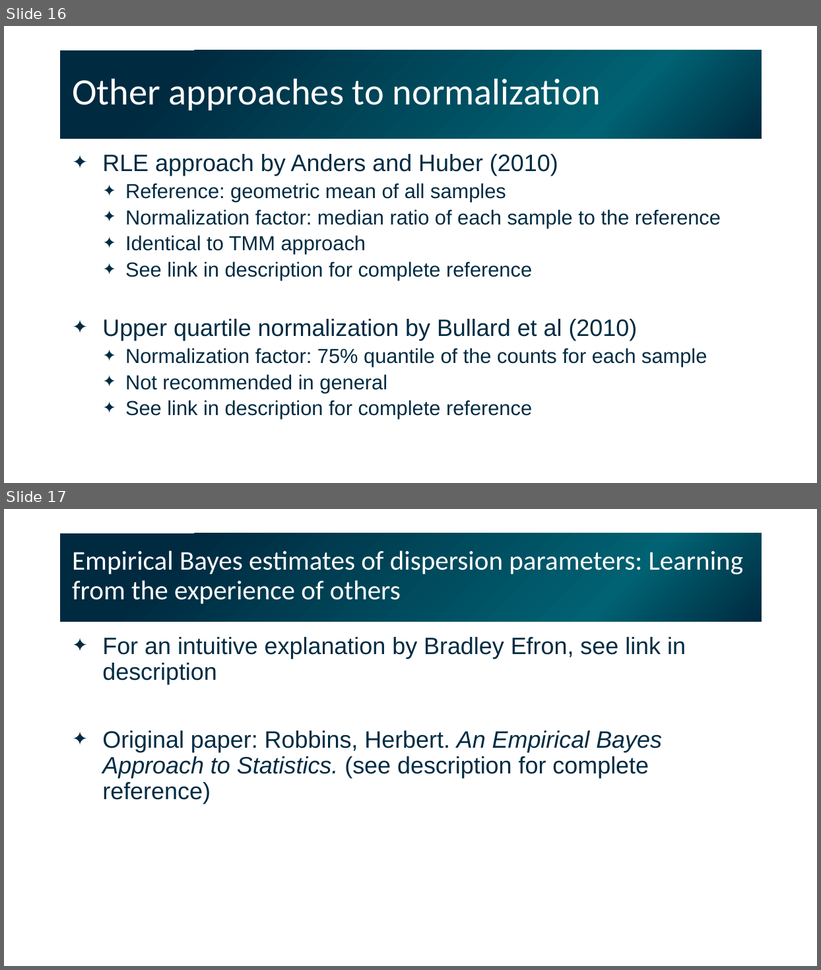
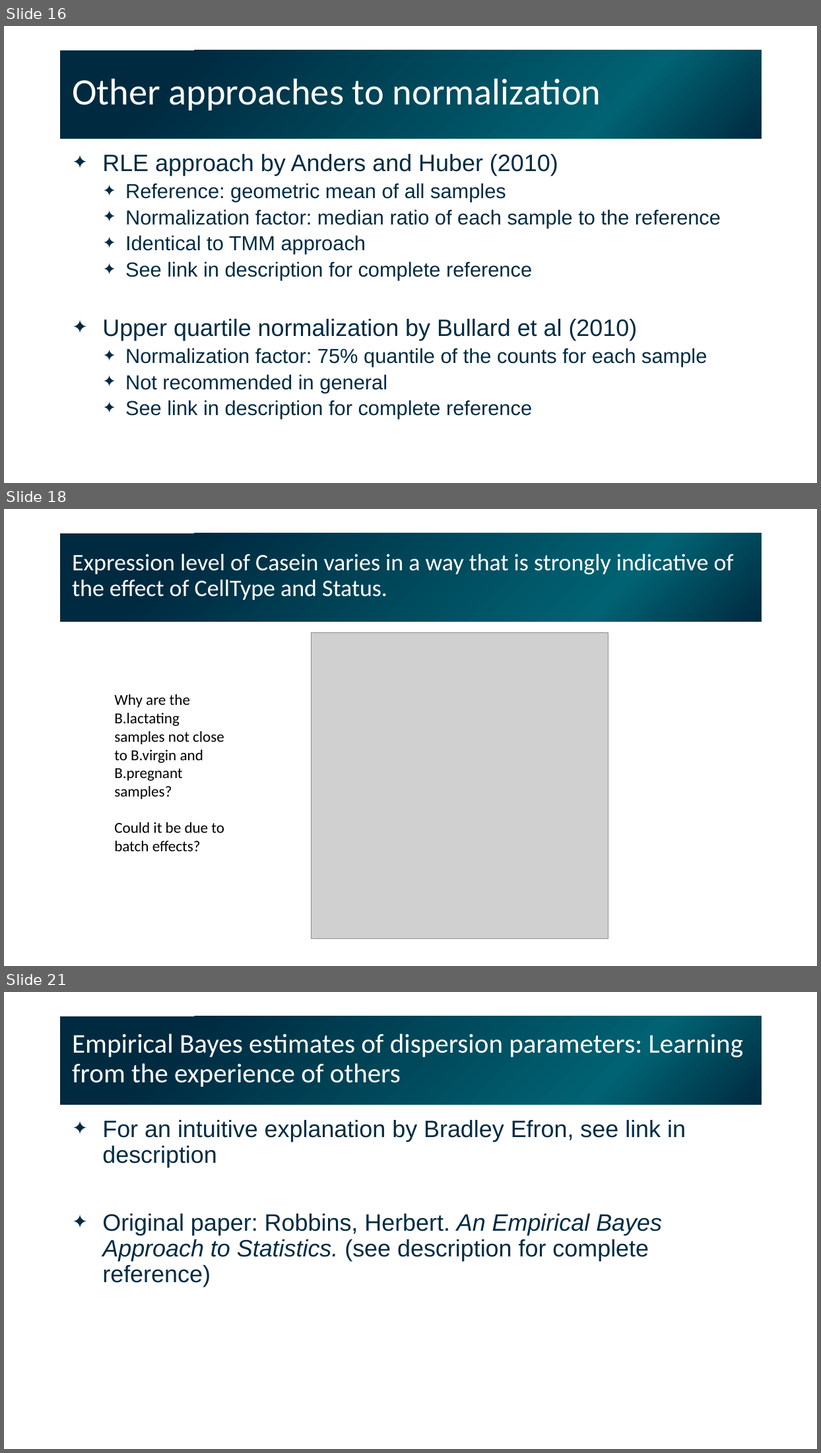
Before and after one commit to gladstone-institutes/Bioinformatics-Workshops, a slide deck: intermediate-r-rna-seq/Intermediate_RNA-seq.pptx. Shown one above the other, each under a label of ours: slides 16 and 17 before the commit, slides 16, 18 and 21 after it; the slides between them are not shown. The pictures are 821x970 and 821x1453 pixels, drawn with LibreOffice and Linux fonts; fonts in the diff are those of the drawing; grey boxes stand for pictures. Boxes give left, top, right and bottom in pixels: in the first picture for what was removed or moved away, otherwise in the second. Text is boxed around its words. In the diff, an @@ line names an element or a change of style, - is before the commit and + after.

```diff
--- a/intermediate-r-rna-seq/Intermediate_RNA-seq.pptx
+++ b/intermediate-r-rna-seq/Intermediate_RNA-seq.pptx
@@ slide 18 added at <box>4,509,817,966</box>, background #FFFFFF @@
@@ title added at <box>60,533,762,622</box>, fill gradient #002A40 to #006272, 28 pt, text #FFFFFF @@
+Expression level of Casein varies in a way that is strongly indicative of the effect of CellType and Status.
@@ picture added at <box>312,633,609,940</box> @@
@@ text added at <box>114,694,224,852</box>, 18 pt, text #000000 @@
+Why are the B.lactating samples not close to B.virgin and B.pregnant samples?
+Could it be due to batch effects?
@@ what was slide 17 is now slide 21 @@
```
Also in this commit, not shown: 1 slide changed, 4 other slides added, 6 other files.
